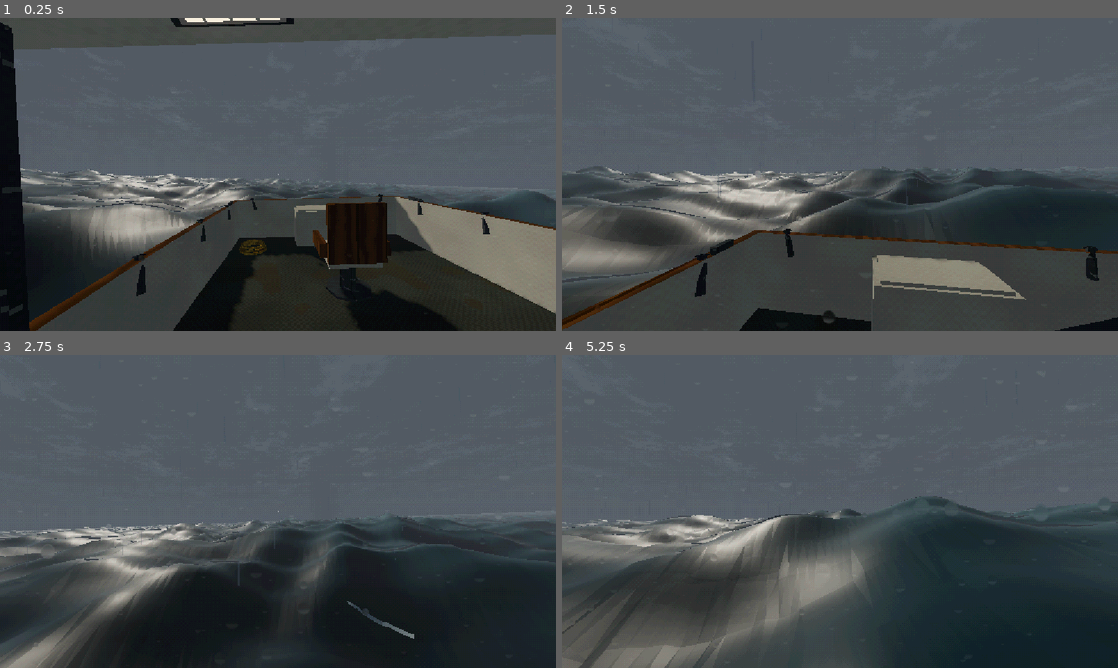
Above: before the commit, frames 1-4 (two rows, left to right).
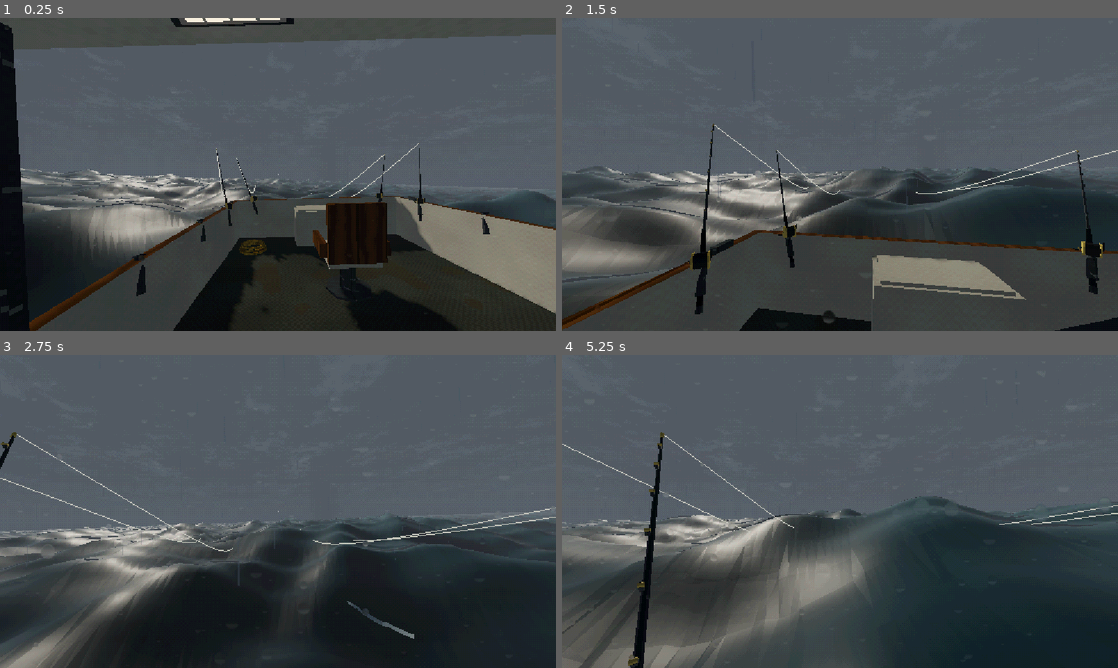
Above: after the commit, the same moments.

Repository: Kortev/Gull-Harbor
Game: Godot game, scene res://sea/sea.tscn
Same seed, same stepped clock (60 frames per second), same inputs: the game is played once before the commit and once after it.
Inputs (mouse positions are in pixels of both pictures, inside the frame that each line leads up to):
- Up to frame 1 (0.25 s): no input
- Up to frame 2 (1.5 s): move the mouse to (867, 174) at 0.52 s; hold Q (drop) 0.53-1.28 s; hold W (move_forward) from 0.53 s (still down); tap Space (jump) at 0.77, 1.07 s; tap E (interact) at 0.8, 1.35 s; move the mouse to (812, 174) at 1.27 s
- Up to frame 3 (2.75 s): keep holding W (move_forward); tap Space (jump) at 1.52, 1.82 s; tap Q (drop) at 1.55 s; move the mouse to (289, 505) at 2.02 s; hold - (dev_panel) from 2.03 s (still down); tap E (interact) at 2.3 s
- Up to frame 4 (5.25 s): keep holding W (move_forward); move the mouse to (834, 517) at 2.77 s; release - (dev_panel) at 2.78 s; tap Q (drop) at 2.85, 4.55 s; tap Space (jump) at 3.02, 3.32, 3.77, 4.07, 4.52, 4.82 s; move the mouse to (878, 514) at 3.52 s; hold E (interact) 3.53-4.28 s; move the mouse to (795, 508) at 4.27 s; tap Shift (sprint) at 4.35 s; move the mouse to (845, 511) at 5.02 s; hold Q (drop) from 5.03 s (still down)

The runs differ from the first frame. In frame 1, 0.4% of the frame differs, in the area x 38-77%, y 40-86%; in frame 2, 1.2%; in frame 3, 0.6%; in frame 4, 1.4%, in the area x 0-100%, y 24-100%.

Commit message:
Rods: four stand-up tuna rods in the stern holders, lines out astern, E to grab, Q to put back
art/rod.py builds rods/rod.glb (gimbal butt, lever-drag reel, roller guides); rod_bend.gdshader bends the blank
toward the line's pull. rods/rods.gd keeps the spread and asks the host who holds which rod. tests/rods_test.tscn.

Co-Authored-By: Claude Opus 5.5 <noreply@anthropic.com>
Claude-Session: https://claude.ai/code/session_01LChRA4DPcVTm2YPPWMDqRK

Diff:
--- /dev/null
+++ b/rods/rod.gd
@@ -0,0 +1,133 @@
+extends Node3D
+## One stand-up tuna rod (art/rod.py -> rod.glb): in its stern holder with its bait out astern, or in someone's
+## hands. rods.gd (the spread) decides where it is; this draws it: the blank bent toward the line's pull, the line
+## from the tip out to where it meets the water, the crank turning while line comes in.
+##
+## E on it: grab it (the host says yes or no). Q while holding it: put it back.
+
+const MODEL := preload("res://rods/rod.glb")
+const BEND := preload("res://rods/rod_bend.gdshader")
+const LENGTH := 1.76
+
+static var _materials := {}
+
+var index := 0
+## Peer id of whoever holds it, 0 while it sits in its holder.
+var holder := 0
+## How hard the line pulls, 0 (slack, just the bait's drag) .. 1 (a big fish running, drag screaming).
+var strain := 0.05
+## Where the line goes into the water (world), set by rods.gd every frame.
+var line_end := Vector3.ZERO
+## Line coming in (m/s): turns the crank.
+var reeling := 0.0
+var spread: Node              # rods.gd
+var _blank: MeshInstance3D
+var _handle: Node3D
+var _tip_local := Vector3(0, 0, LENGTH)
+var _bend := Vector2.ZERO
+var _line: MeshInstance3D
+var _line_mesh: ImmediateMesh
+var _grab: Area3D
+
+
+func _ready() -> void:
+	var src := MODEL.instantiate() as Node3D
+	for n: String in ["butt", "blank", "handle"]:
+		var mi := src.find_child(n, true, false) as MeshInstance3D
+		if mi == null:
+			continue
+		var t := mi.transform
+		mi.owner = null
+		mi.get_parent().remove_child(mi)
+		mi.transform = t
+		add_child(mi)
+		if n == "blank":
+			_blank = mi
+			for i in mi.mesh.get_surface_count():
+				mi.set_surface_override_material(i, _bend_material(mi.mesh.surface_get_material(i)))
+		elif n == "handle":
+			_handle = mi
+	var tip := src.find_child("tip", true, false) as Node3D
+	if tip:
+		_tip_local = tip.transform.origin
+	src.free()
+	_line_mesh = ImmediateMesh.new()
+	_line = MeshInstance3D.new()
+	_line.mesh = _line_mesh
+	_line.top_level = true
+	_line.cast_shadow = GeometryInstance3D.SHADOW_CASTING_SETTING_OFF
+	var lm := StandardMaterial3D.new()
+	lm.shading_mode = BaseMaterial3D.SHADING_MODE_UNSHADED
+	lm.albedo_color = Color(0.85, 0.86, 0.78)
+	_line.material_override = lm
+	add_child(_line)
+	# what you press E on: the butt and the foregrip
+	_grab = Area3D.new()
+	_grab.add_to_group("interactable")
+	_grab.set_meta("rod", self)
+	_grab.set_script(preload("res://rods/rod_grab.gd"))
+	var cs := CollisionShape3D.new()
+	var box := BoxShape3D.new()
+	box.size = Vector3(0.3, 0.35, 0.9)
+	cs.shape = box
+	cs.position = Vector3(0, 0.05, 0.4)
+	_grab.add_child(cs)
+	add_child(_grab)
+
+
+static func _bend_material(m: Material) -> Material:
+	if _materials.has(m):
+		return _materials[m]
+	var out := ShaderMaterial.new()
+	out.shader = BEND
+	var base := m as BaseMaterial3D
+	if base:
+		out.set_shader_parameter("albedo_color", base.albedo_color)
+		if base.albedo_texture:
+			out.set_shader_parameter("albedo_texture", base.albedo_texture)
+			out.set_shader_parameter("use_texture", true)
+	_materials[m] = out
+	return out
+
+
+## The rod tip in the world, bent as drawn.
+func tip_position() -> Vector3:
+	var s := 1.0
+	return global_transform * (_tip_local + Vector3(_bend.x * s, _bend.y * s, -_bend.length() * 0.35))
+
+
+func _process(delta: float) -> void:
+	# bend toward the line: the pull's direction seen from the rod, scaled by how hard it pulls
+	var pull := line_end - global_position
+	var local := global_transform.basis.inverse() * pull.normalized()
+	var want := Vector2(local.x, local.y) * (0.05 + 0.55 * strain) * LENGTH * 0.45
+	# a heavy load makes the tip buck (a fish's head shakes and the drag slips)
+	if strain > 0.3:
+		var t := Time.get_ticks_msec() * 0.001
+		want += Vector2(sin(t * 23.0), sin(t * 17.0 + 1.3)) * 0.02 * strain
+	_bend = _bend.lerp(want, minf(1.0, delta * 12.0))
+	_grab.collision_layer = 1 if holder == 0 else 0     # (a rod in your hands mustn't catch your own look)
+	_blank.set_instance_shader_parameter("bend", _bend)
+	if _handle:
+		_handle.rotate_object_local(Vector3.RIGHT, -reeling * delta * 12.0)
+	_draw_line()
+
+
+func _draw_line() -> void:
+	var a := tip_position()
+	var b := line_end
+	_line_mesh.clear_surfaces()
+	_line_mesh.surface_begin(Mesh.PRIMITIVE_LINE_STRIP)
+	var sag := (1.0 - strain) * clampf(a.distance_to(b) * 0.04, 0.0, 1.5)
+	for i in 13:
+		var f := i / 12.0
+		var p := a.lerp(b, f)
+		p.y -= sag * 4.0 * f * (1.0 - f)
+		_line_mesh.surface_add_vertex(p)
+	_line_mesh.surface_end()
+
+
+func interact_prompt(player: Node) -> String:
+	if holder == 0:
+		return "Grab the rod" if strain < 0.3 else "GRAB IT!"
+	return ""
--- /dev/null
+++ b/rods/rod_bend.gdshader
@@ -0,0 +1,29 @@
+// The rod's blank bending under load: rod.gd sets `bend`, where the tip has gone (rod-local x, y, metres), and the
+// blank follows it in a curve, stiff at the butt, most at the tip. The rod runs along +Z from the butt's end.
+shader_type spatial;
+render_mode cull_back;
+
+uniform sampler2D albedo_texture : source_color, filter_nearest_mipmap;
+uniform vec4 albedo_color : source_color = vec4(1.0);
+uniform bool use_texture = false;
+uniform float roughness = 0.6;
+uniform float butt_len = 0.62;
+uniform float rod_len = 1.76;
+instance uniform vec2 bend = vec2(0.0);
+
+void vertex() {
+	float s = clamp((VERTEX.z - butt_len) / (rod_len - butt_len), 0.0, 1.0);
+	VERTEX.xy += bend * s * s;
+	// the tip comes back a little as it bends (the blank doesn't stretch)
+	VERTEX.z -= length(bend) * s * s * s * 0.35;
+}
+
+void fragment() {
+	vec3 c = albedo_color.rgb;
+	if (use_texture) {
+		c *= texture(albedo_texture, UV).rgb;
+	}
+	ALBEDO = c;
+	ROUGHNESS = roughness;
+	SPECULAR = 0.4;
+}
--- /dev/null
+++ b/rods/rod_grab.gd
@@ -0,0 +1,12 @@
+extends Area3D
+## The part of a rod you press E on (rod.gd puts it there): asks the spread for the rod.
+
+
+func interact(player: Node) -> void:
+	var rod: Node = get_meta("rod")
+	rod.get("spread").call("request_grab", int(rod.get("index")))
+
+
+func interact_prompt() -> String:
+	var rod: Node = get_meta("rod")
+	return rod.call("interact_prompt", null)
--- /dev/null
+++ b/rods/rods.gd
@@ -0,0 +1,133 @@
+extends Node3D
+## The spread: four rods in the stern holders (the transom corners and the two aft on each side), each with its
+## bait out astern. Who holds which rod is the host's call: E on a rod asks it (request_grab), Q puts the one you
+## hold back (request_return); the answer comes to every peer (_set_holder). A rod in someone's hands rides on
+## them, its butt in their belt and the blank up ahead of them.
+
+const Rod := preload("res://rods/rod.gd")
+## The boat's holders the rods sit in, and where each bait is (boat-local: x across, z astern of the transom).
+const HOLDERS: Array[int] = [6, 7, 0, 1]
+const BAITS: Array[Vector3] = [Vector3(5.0, 0, 38.0), Vector3(-5.0, 0, 38.0), Vector3(14.0, 0, 52.0),
+		Vector3(-14.0, 0, 52.0)]
+
+var sea: Node                 # sea/sea.gd
+var rods: Array[Rod] = []
+
+
+func _ready() -> void:
+	for i in HOLDERS.size():
+		var r := Rod.new()
+		r.name = "Rod%d" % i
+		r.index = i
+		r.spread = self
+		add_child(r)
+		rods.append(r)
+	Net.peer_joined.connect(func(id: int) -> void:
+		if multiplayer.is_server():
+			_holders.rpc_id(id, _holder_list()))
+	Net.peer_left.connect(func(id: int) -> void:
+		if Net.is_host():
+			for r in rods:
+				if r.holder == id:
+					_host_set(r.index, 0))
+	Net.dropped.connect(func(_reason: String) -> void:
+		for r in rods:
+			r.holder = 0)
+
+
+func held_by(peer: int) -> Rod:
+	for r in rods:
+		if r.holder == peer:
+			return r
+	return null
+
+
+func request_grab(i: int) -> void:
+	if Net.is_host():
+		_ask_grab(i)
+	else:
+		_ask_grab.rpc_id(1, i)
+
+
+func request_return(i: int) -> void:
+	if Net.is_host():
+		_ask_return(i)
+	else:
+		_ask_return.rpc_id(1, i)
+
+
+@rpc("any_peer", "call_remote", "reliable")
+func _ask_grab(i: int) -> void:
+	var who := _sender()
+	if i < 0 or i >= rods.size() or rods[i].holder != 0 or held_by(who) != null:
+		return
+	_host_set(i, who)
+
+
+@rpc("any_peer", "call_remote", "reliable")
+func _ask_return(i: int) -> void:
+	if i >= 0 and i < rods.size() and rods[i].holder == _sender():
+		_host_set(i, 0)
+
+
+func _sender() -> int:
+	var s := multiplayer.get_remote_sender_id()
+	return s if s != 0 else Net.my_id()
+
+
+func _host_set(i: int, who: int) -> void:
+	if Net.in_session():
+		_set_holder.rpc(i, who)
+	else:
+		_set_holder(i, who)
+
+
+@rpc("authority", "call_local", "reliable")
+func _set_holder(i: int, who: int) -> void:
+	rods[i].holder = who
+
+
+@rpc("authority", "call_remote", "reliable")
+func _holders(list: Array) -> void:
+	for i in mini(list.size(), rods.size()):
+		rods[i].holder = int(list[i])
+
+
+func _holder_list() -> Array:
+	var out := []
+	for r in rods:
+		out.append(r.holder)
+	return out
+
+
+func _unhandled_input(event: InputEvent) -> void:
+	if event.is_action_pressed("drop"):
+		var mine := held_by(Net.my_id())
+		if mine:
+			request_return(mine.index)
+
+
+func _process(_delta: float) -> void:
+	var boat := sea.get("boat") as Node3D
+	var ocean := sea.get("ocean") as Node
+	var crew := sea.get("crew") as Node
+	for r in rods:
+		var p: Node3D = crew.call("get_player", r.holder) if r.holder != 0 else null
+		if p == null:
+			# in its holder: the holder's tube, the butt down in it
+			var t: Transform3D = boat.call("holder_transform", HOLDERS[r.index])
+			r.global_transform = t.translated_local(Vector3(0, 0, -0.42))
+		else:
+			r.global_transform = _in_hands(p)
+		var end := boat.global_transform * BAITS[r.index]
+		end.y = ocean.call("height_at", end)
+		r.line_end = end
+
+
+## A rod in someone's hands: the butt at their belt, the rod out in front and up, following where they look.
+func _in_hands(p: Node3D) -> Transform3D:
+	var head := p.get("head") as Node3D
+	var pitch := clampf(float(p.get("_pitch")), -0.6, 0.9)
+	var b := p.global_basis * Basis(Vector3.RIGHT, 0.55 + pitch * 0.6) * Basis(Vector3.UP, PI)
+	var at := p.global_transform * Vector3(0.2, 0.95, -0.3)
+	return Transform3D(b.orthonormalized(), at)
--- a/sea/sea.gd
+++ b/sea/sea.gd
@@ -18,6 +18,7 @@
 const Boat := preload("res://boat/boat.gd")
 const Crew := preload("res://crew/crew.gd")
 const Menu := preload("res://ui/menu.gd")
+const Rods := preload("res://rods/rods.gd")
 
 ## How rough the sea is (ocean.gd: 0 calm, 0.5 rain, 1 storm), the sun, and how thick the fog.
 const CONDITIONS := {
@@ -42,6 +43,7 @@
 var cam: Camera3D
 var boat: Boat
 var crew: Crew
+var rods: Rods
 var _args := {}
 var _frames := 0
 var _reported := false
@@ -63,6 +65,10 @@
 	crew.name = "Crew"
 	crew.sea = self
 	add_child(crew)
+	rods = Rods.new()
+	rods.name = "Rods"
+	rods.sea = self
+	add_child(rods)
 	var look := deg_to_rad(float(_args.get("look", "0")))
 	if look != 0.0:
 		crew.me_changed.connect(func(me: Node) -> void:
@@ -72,6 +78,8 @@
 	night = _args.has("night")
 	set_condition(str(_args.get("weather", "rain")))
 	add_child(Menu.new())
+	if _args.has("hold"):      # (screenshots: start with rod <n> in your hands)
+		rods.request_grab(int(_args["hold"]))
 	if _args.has("host"):
 		Net.host()
 	elif _args.has("join"):
--- /dev/null
+++ b/tests/rods_test.gd
@@ -0,0 +1,40 @@
+extends Node
+## The spread: grabbing a rod, not grabbing a second one, putting it back. Run: godot --headless --path .
+## res://tests/rods_test.tscn
+
+const Sea := preload("res://sea/sea.gd")
+
+var fails: Array[String] = []
+
+
+func _ready() -> void:
+	var sea := (load("res://sea/sea.tscn") as PackedScene).instantiate() as Sea
+	add_child(sea)
+	await get_tree().process_frame
+	await get_tree().process_frame
+	var rods := sea.rods
+	_check(rods.rods.size() == 4, "four rods out")
+	rods.request_grab(2)
+	_check(rods.rods[2].holder == 1, "E on rod 2: it's yours")
+	rods.request_grab(0)
+	_check(rods.rods[0].holder == 0, "a second rod while holding one: no")
+	await get_tree().process_frame
+	var me: Node3D = sea.crew.me
+	var butt: Vector3 = rods.rods[2].global_position
+	_check(butt.distance_to(me.global_position) < 1.5, "the rod is in your hands (%.2f m from you)" % butt.distance_to(me.global_position))
+	var tip: Vector3 = rods.rods[2].tip_position()
+	_check(tip.y > butt.y + 0.5, "held up ahead of you (tip %.2f m above the butt)" % (tip.y - butt.y))
+	rods.request_return(2)
+	_check(rods.rods[2].holder == 0, "Q: back in its holder")
+	rods.request_grab(0)
+	_check(rods.rods[0].holder == 1, "then another one: yours")
+	for f in fails:
+		print("FAIL ", f)
+	print("RODS TEST ", "PASSED" if fails.is_empty() else "FAILED")
+	get_tree().quit(1 if not fails.is_empty() else 0)
+
+
+func _check(ok: bool, what: String) -> void:
+	print(("ok   " if ok else "FAIL ") + what)
+	if not ok:
+		fails.append(what)
--- /dev/null
+++ b/tests/rods_test.tscn
@@ -0,0 +1,6 @@
+[gd_scene load_steps=2 format=3]
+
+[ext_resource type="Script" path="res://tests/rods_test.gd" id="1"]
+
+[node name="RodsTest" type="Node"]
+script = ExtResource("1")
Binary file added: rods/rod.glb
Not shown, added: rods/rod.glb.import
Not shown, added: art/rod.py
